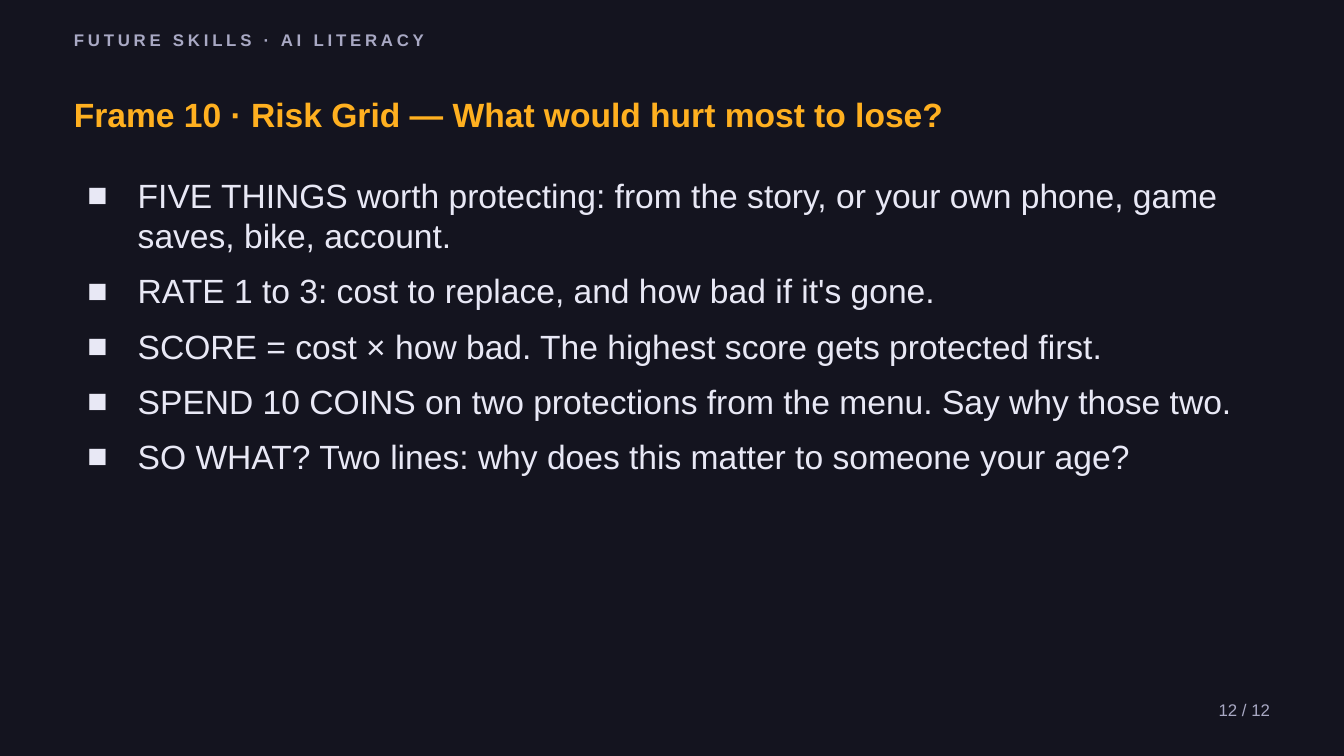
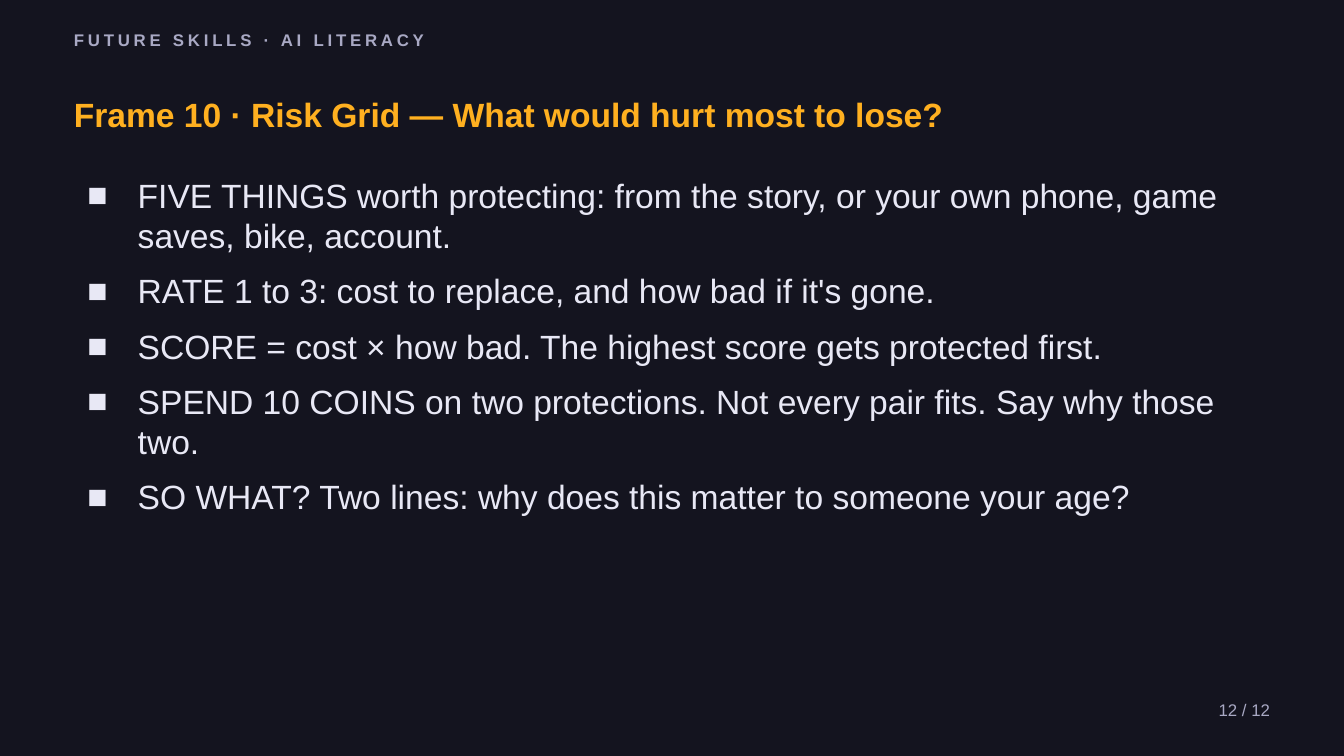
Before and after one commit to phiunit/tptphi, a slide deck: slide 12 of products/news-desk-frames/dist/News Desk - Slides.pptx. Drawn at 1344x756 pixels with LibreOffice and Linux fonts; fonts in the diff are those of the drawing. Boxes give left, top, right and bottom in pixels: in the first picture for what was removed or moved away, otherwise in the second. Text is boxed around its words. In the diff, an @@ line names an element or a change of style, - is before the commit and + after.

```diff
--- a/products/news-desk-frames/dist/News Desk - Slides.pptx
+++ b/products/news-desk-frames/dist/News Desk - Slides.pptx
@@ text at [138,389,1214,455]: text changed @@
-■ SPEND 10 COINS on two protections from the menu. Say why those two.
+■ SPEND 10 COINS on two protections. Not every pair fits. Say why those two.
```
Also in this commit, not shown: 5 other slides changed, 50 other files.
